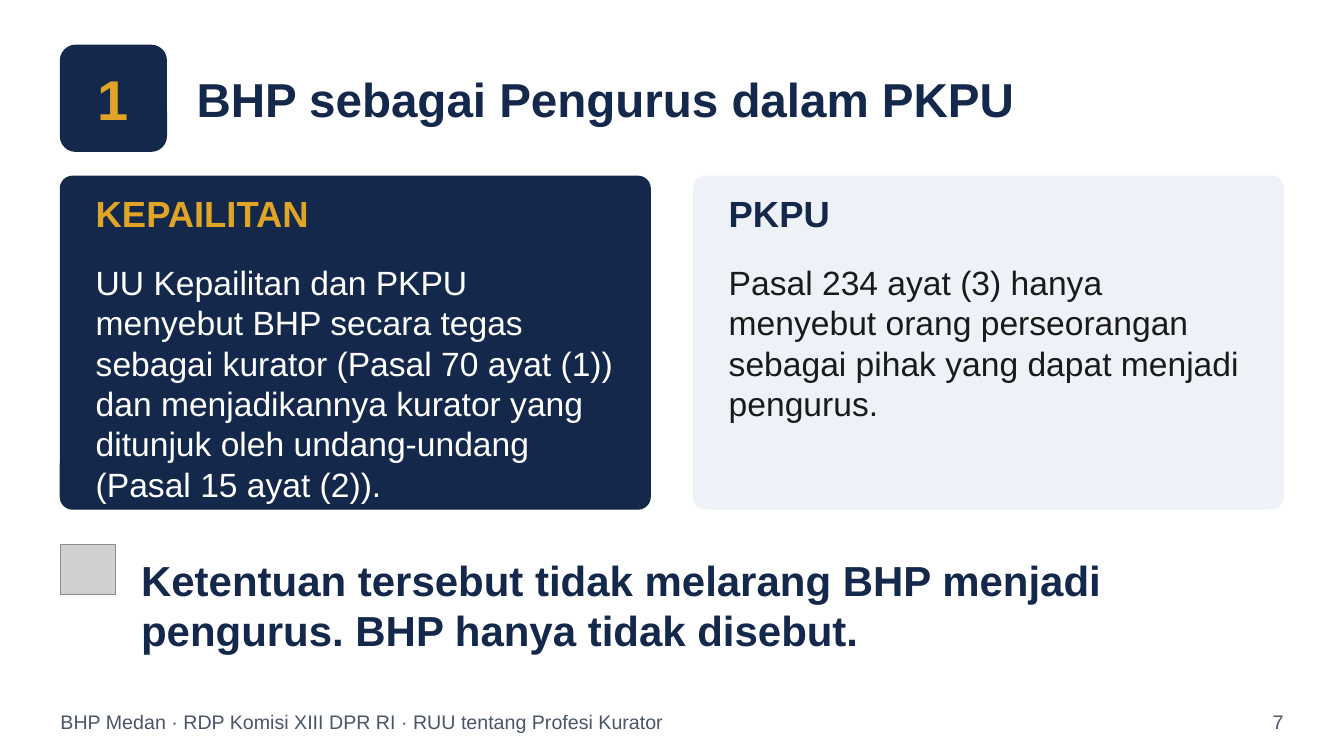
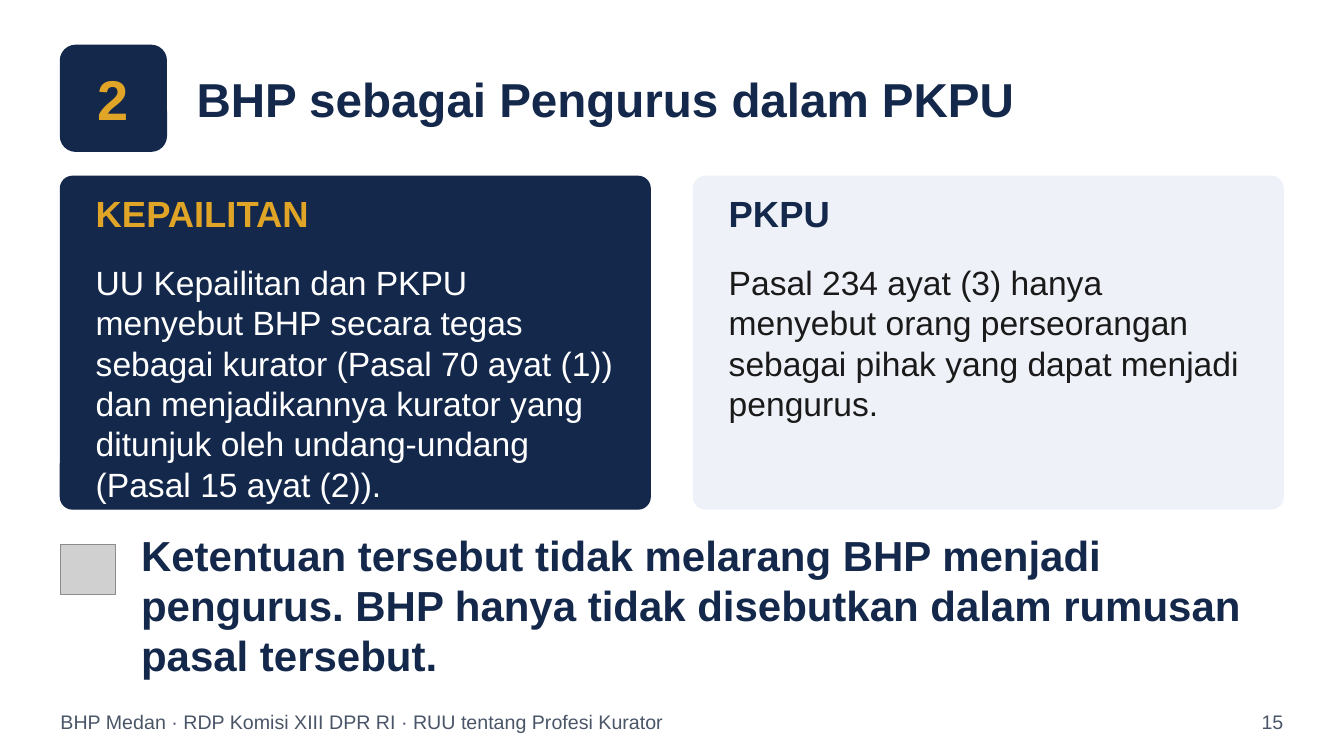
Before and after one commit to artheralawfirm-cloud/SAPAWALI, a slide deck: slide 15 of presentasi/Paparan_BHP_Medan_RUU_Profesi_Kurator.pptx (slide 7 before the commit). Drawn at 1344x756 pixels with LibreOffice and Linux fonts; fonts in the diff are those of the drawing; grey boxes stand for pictures. Boxes give left, top, right and bottom in pixels: in the first picture for what was removed or moved away, otherwise in the second. Text is boxed around its words. In the diff, an @@ line names an element or a change of style, - is before the commit and + after.

```diff
--- a/presentasi/Paparan_BHP_Medan_RUU_Profesi_Kurator.pptx
+++ b/presentasi/Paparan_BHP_Medan_RUU_Profesi_Kurator.pptx
@@ text at (98,81,129,120): text changed @@
-1
+2
@@ text at (141,540,1240,680): text changed @@
-Ketentuan tersebut tidak melarang BHP menjadi pengurus. BHP hanya tidak disebut.
+Ketentuan tersebut tidak melarang BHP menjadi pengurus. BHP hanya tidak disebutkan dalam rumusan pasal tersebut.
@@ text at (1262,715,1284,729): text changed @@
-7
+15
```
Also in this commit, not shown: 39 other slides changed, 1 slide added, 1 slide removed, 2 other files.
